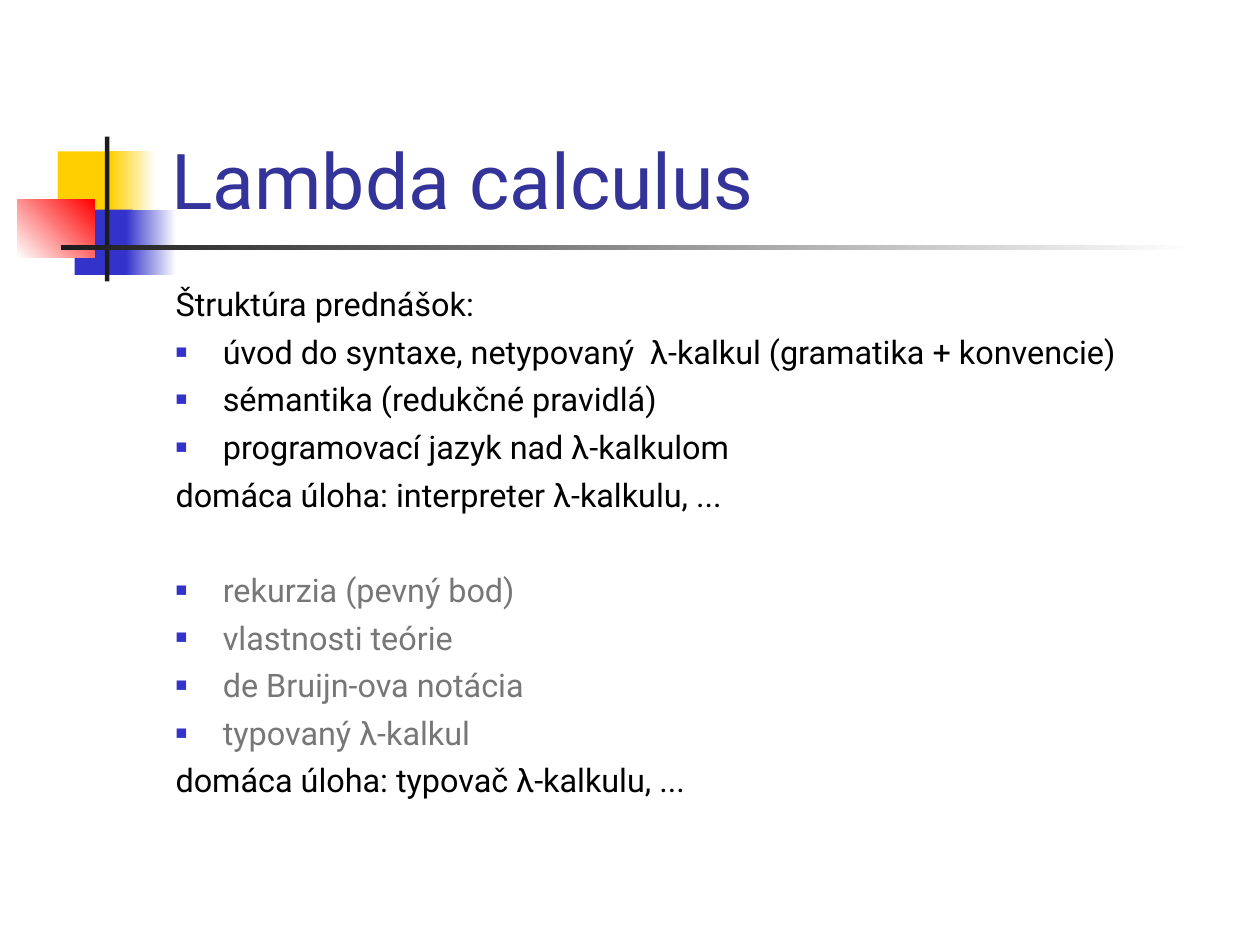
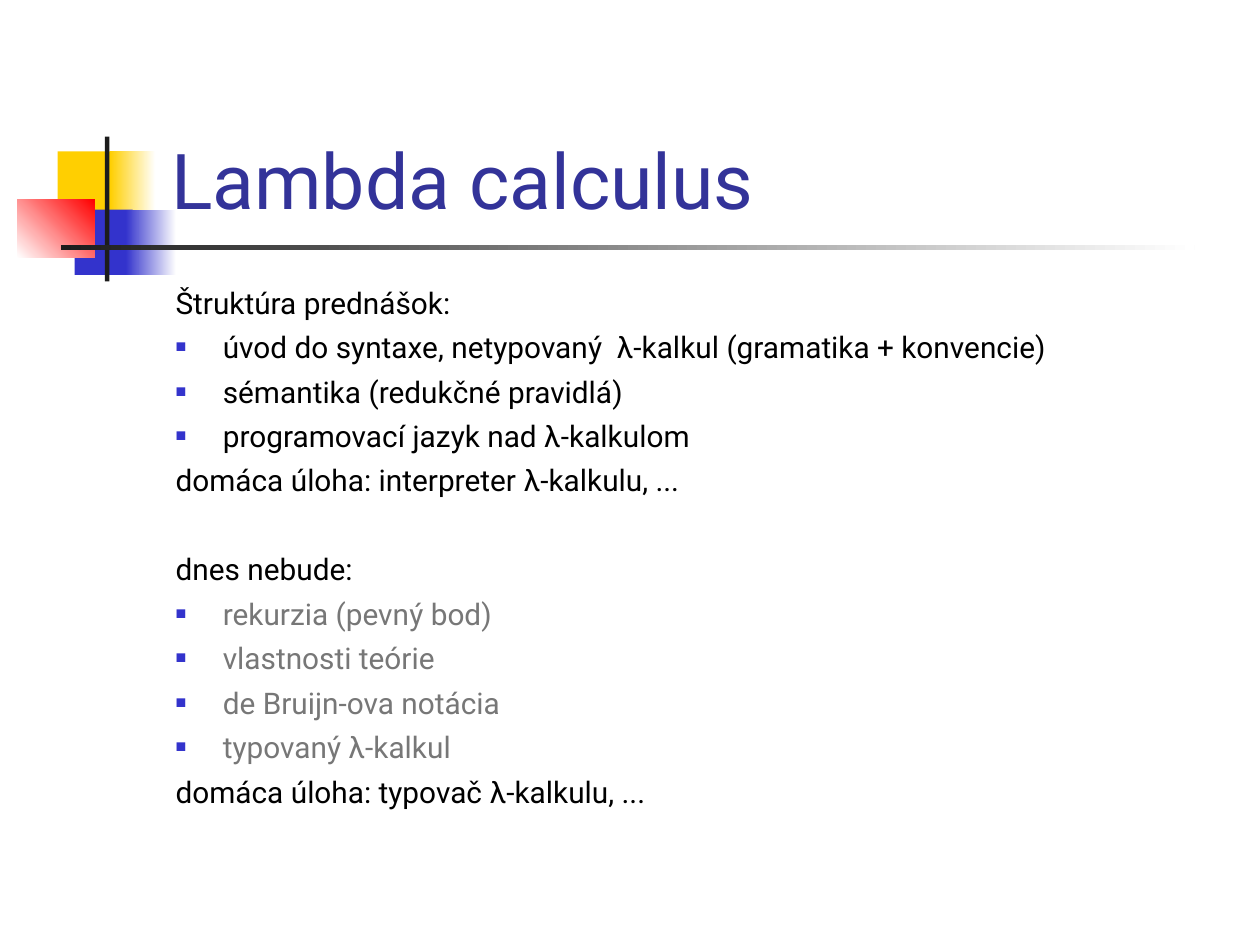
Before and after one commit to Funkcionalne/Prednasky, a slide deck: slide 2 of 05/05_fpro.ppt (slide 1 before the commit). Drawn at 1260x945 pixels with LibreOffice and Linux fonts; fonts in the diff are those of the drawing. Boxes give left, top, right and bottom in pixels: in the first picture for what was removed or moved away, otherwise in the second. Text is boxed around its words. In the diff, an @@ line names an element or a change of style, - is before the commit and + after.

```diff
--- a/05/05_fpro.ppt
+++ b/05/05_fpro.ppt
@@ text at [176, 287, 1045, 810]: size 18.5 to 17 pt @@
@@ text at [176, 557, 352, 581]: paragraph added @@
+dnes nebude:
```
Also in this commit, not shown: 3 other slides changed, 2 slides added, 1 slide removed, 3 other files.
